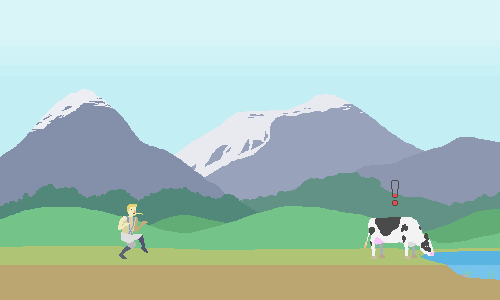
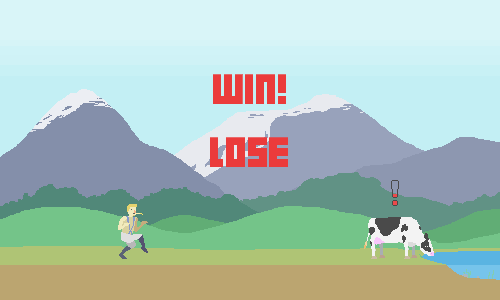
Revision of a layered 500 x 300 image; what changed, layer by layer:
added layer "LOSE" in group "GameObjects" over [210, 137, 288, 167]
added layer "WIN!" in group "GameObjects" over [213, 74, 286, 104]
